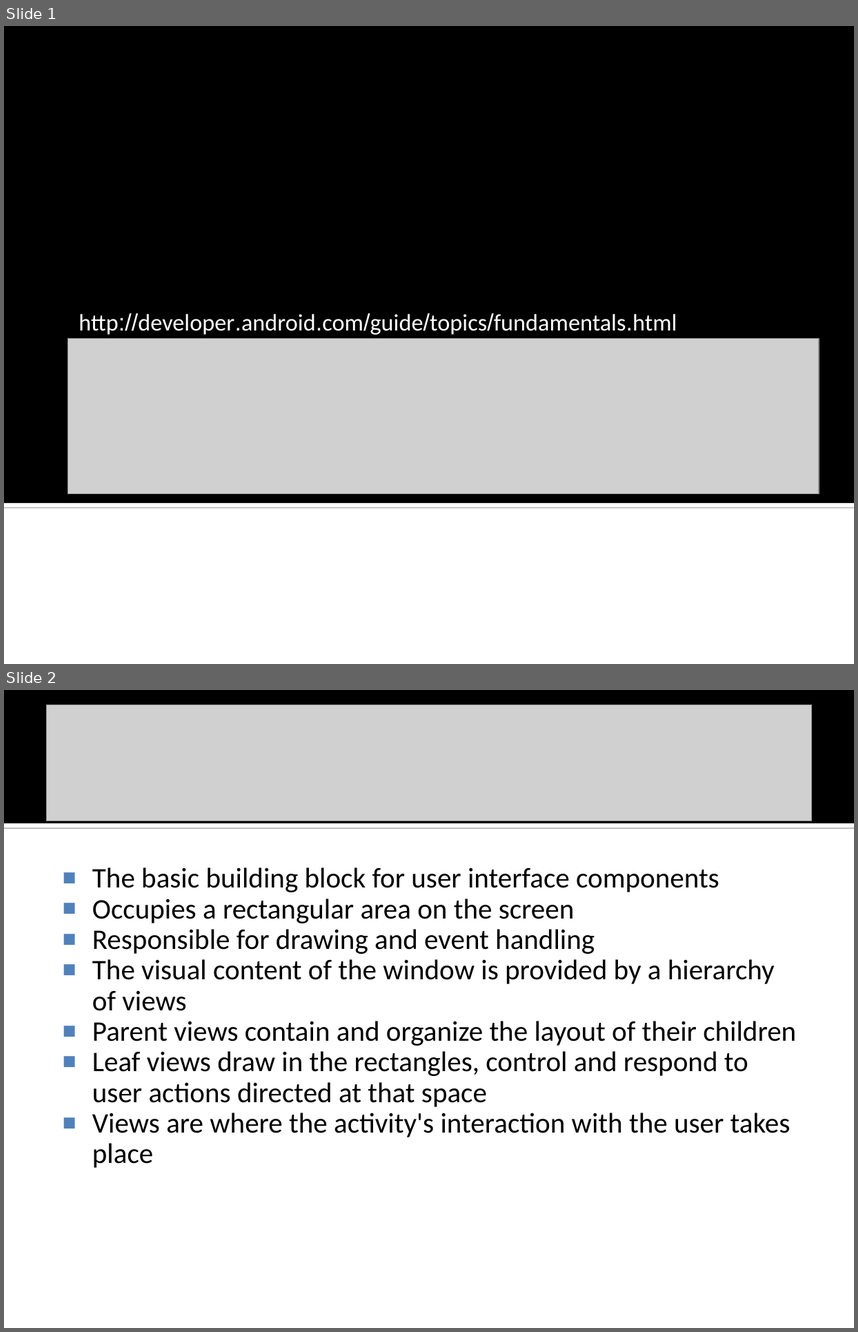
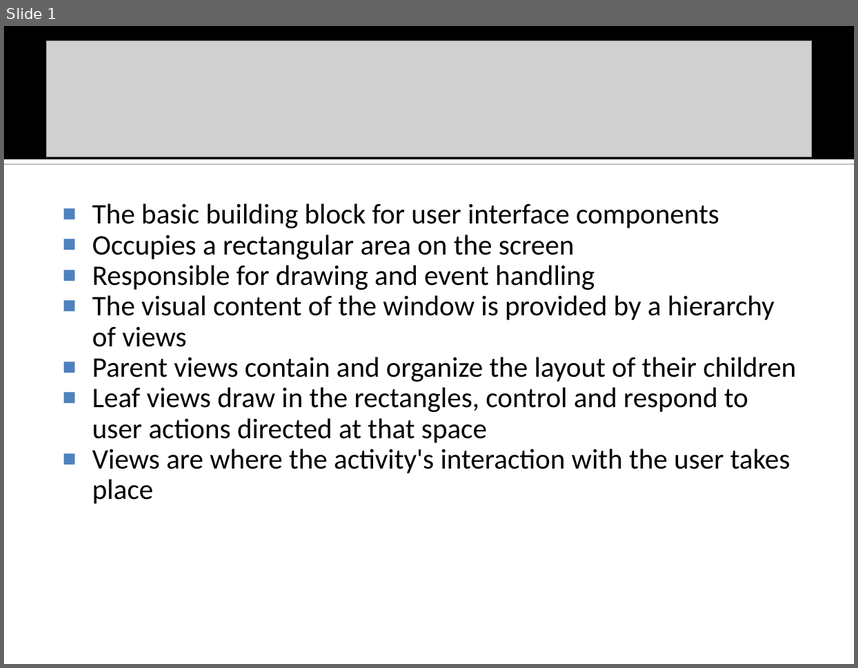
Before and after one commit to sourabhsahu123/and, a slide deck: myrepo/Lecture 3.ppt. Shown one above the other, each under a label of ours: slides 1 and 2 before the commit, slide 1 after it. The pictures are 858x1332 and 858x668 pixels, drawn with LibreOffice and Linux fonts; fonts in the diff are those of the drawing; grey boxes stand for pictures. Boxes give left, top, right and bottom in pixels: in the first picture for what was removed or moved away, otherwise in the second. Text is boxed around its words. In the diff, an @@ line names an element or a change of style, - is before the commit and + after.

Commit message:
myh second

```diff
--- a/myrepo/Lecture 3.ppt
+++ b/myrepo/Lecture 3.ppt
@@ slide 1 removed at (4,26,854,664), background #FFFFFF @@
@@ rectangle removed at (4,26,854,503) @@
@@ subtitle removed at (79,313,677,334) @@
-http://developer.android.com/guide/topics/fundamentals.html
@@ picture removed at (67,338,818,494) @@
@@ rectangle removed at (4,503,854,507) @@
@@ what was slide 2 is now slide 1 @@
```
